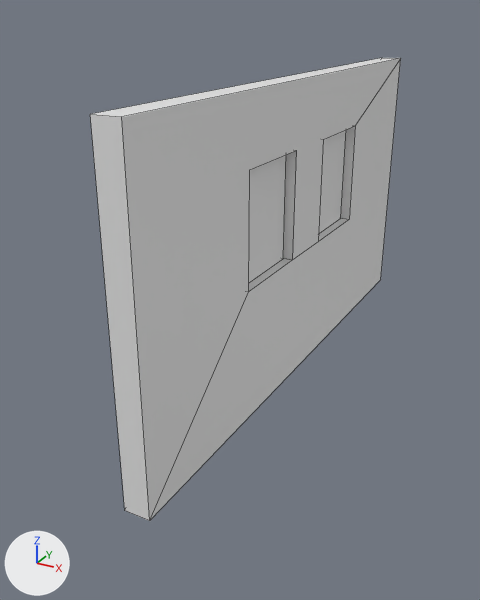
A saved change to the FBX model Assets/Resources/Models/ModularRooms/wall_windows.fbx.
Camera for both pictures: a 50 mm camera at (2.11, -4.78, 1.58) aimed at (-0.29, -0.41, -0.6). Arrows for +X, +Y and +Z are at lower left; the lights stay in place. Mesh edges are drawn as thin lines.
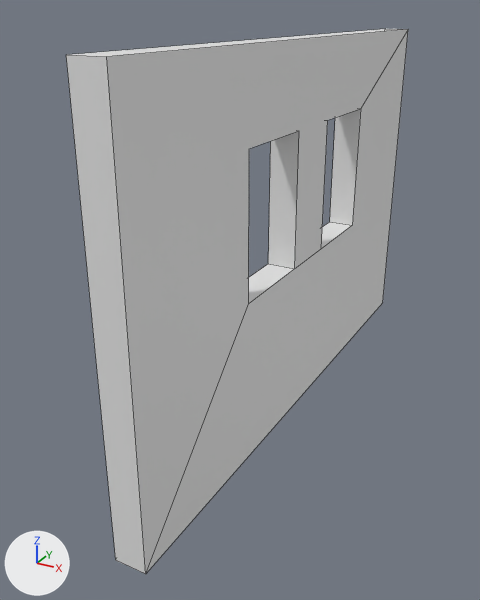
The change, as a list of edits to the scene's bpy script:
```text
Change me_cube_005:
    where me_cube_005.from_pydata(...)  # 24 vertices, 16 faces; spans x -0.09..0.09, y -2.26..2.24, z -1.26..1.14
    used by ob_cube_003; location = (0.0, 0.0, -0.018)
    me_cube_005 part 1: the whole mesh is scaled about the mesh origin by (1.23, 1.05, 1.25)
Change ob_cube_003:
    ob_cube_003.location: (0.0, 0.0, -0.018) -> (0.0, 0.0, -0.031)
Remove ob_cube_005:
    ob_cube_005 = bpy.data.objects.new('Cube.005', me_cube_007)
    ob_cube_005.location = (0.0, 0.0, 0.193)
```

Boxes (x1, y1, x2, y2) around the edits, measured in the pictures (480 x 600 px):
'Cube.003', mesh rescaled, moved (10% wider, 18% taller)
    before: (90, 58, 401, 521)
    after: (66, 29, 408, 574)
'Cube.005', deleted
    before: (249, 130, 346, 283)
